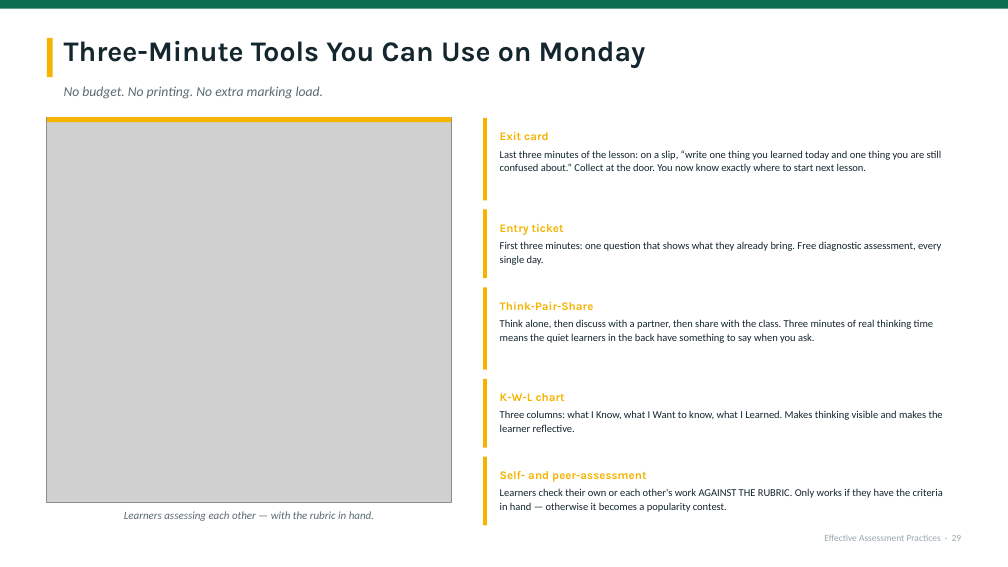
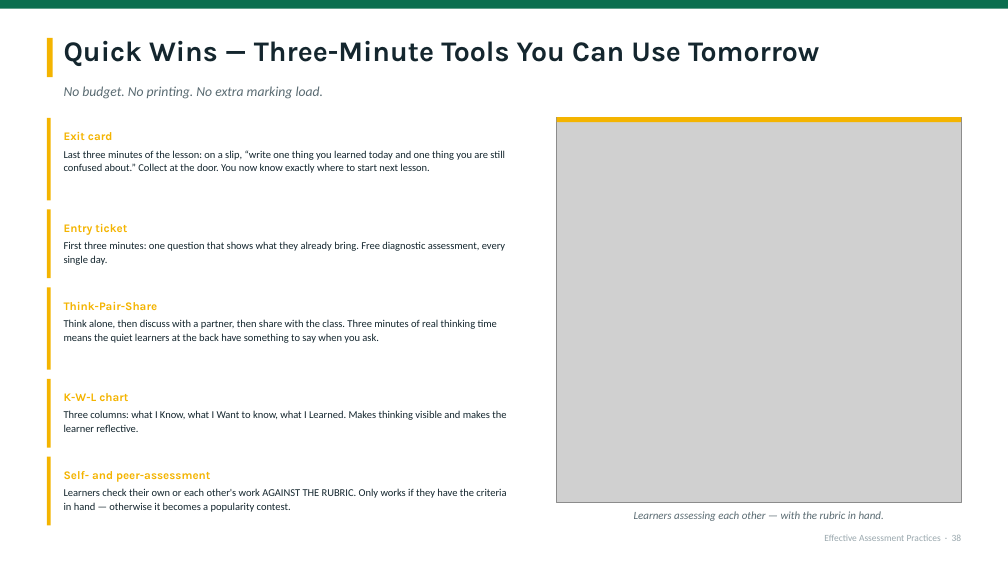
Before and after one commit to kumahemmanuel69-oss/Keelson-ACADEX, a slide deck: slide 38 of deliverables/Effective-Assessment-Practices-KATON-2026.pptx (slide 29 before the commit). Drawn at 1008x567 pixels with LibreOffice and Linux fonts; fonts in the diff are those of the drawing; grey boxes stand for pictures. Boxes give left, top, right and bottom in pixels: in the first picture for what was removed or moved away, otherwise in the second. Text is boxed around its words. In the diff, an @@ line names an element or a change of style, - is before the commit and + after.

```diff
--- a/deliverables/Effective-Assessment-Practices-KATON-2026.pptx
+++ b/deliverables/Effective-Assessment-Practices-KATON-2026.pptx
@@ text at <box>64,41,819,66</box>: text changed @@
-Three-Minute Tools You Can Use on Monday
+Quick Wins — Three-Minute Tools You Can Use Tomorrow
@@ 1 picture, 1 text, 1 rectangle: place and size @@
-1 picture, 1 text, 1 rectangle at <box>47,117,451,521</box>
+1 picture, 1 text, 1 rectangle at <box>557,117,961,521</box>
@@ text at <box>64,319,497,343</box>: text changed @@
-Think alone, then discuss with a partner, then share with the class. Three minutes of real thinking time means the quiet learners in the back have something to say when you ask.
+Think alone, then discuss with a partner, then share with the class. Three minutes of real thinking time means the quiet learners at the back have something to say when you ask.
@@ 5 texts, 5 rounded rectangles, 5 rectangles: place and size @@
-5 texts, 5 rounded rectangles, 5 rectangles at <box>483,118,961,526</box>
+5 texts, 5 rounded rectangles, 5 rectangles at <box>47,118,525,526</box>
```
Also in this commit, not shown: 20 other slides changed, 27 slides added, 16 slides removed, 9 other files.
